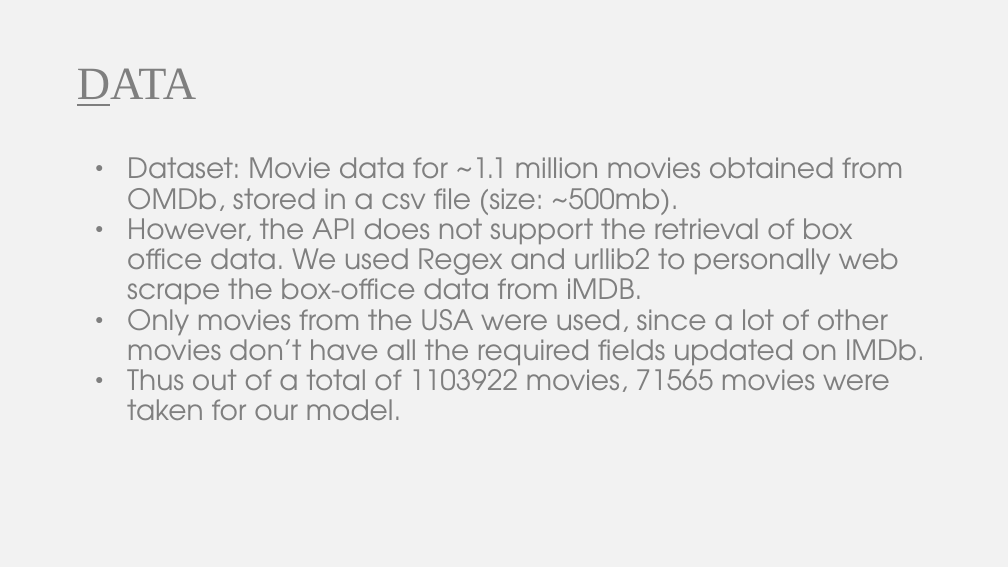
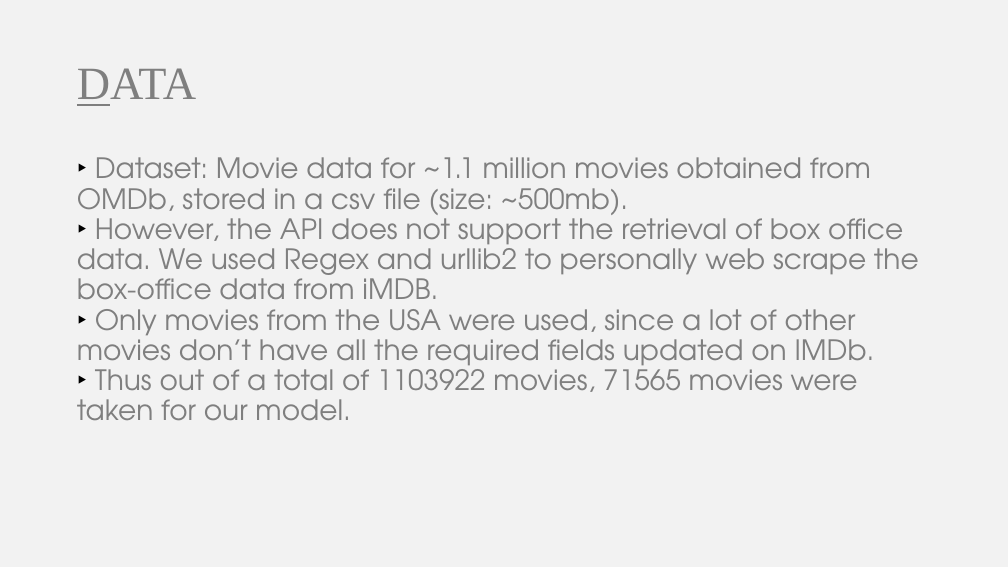
Before and after one commit to somyamohanty/Data_Dawgs, a slide deck: slide 3 of presentations/Final Presentation.pptx. Drawn at 1008x567 pixels with LibreOffice and Linux fonts; fonts in the diff are those of the drawing. Boxes give left, top, right and bottom in pixels: in the first picture for what was removed or moved away, otherwise in the second. Text is boxed around its words. In the diff, an @@ line names an element or a change of style, - is before the commit and + after.

```diff
--- a/presentations/Final Presentation.pptx
+++ b/presentations/Final Presentation.pptx
@@ text at bbox=[77, 157, 919, 420]: text changed @@
-● Dataset: Movie data for ~1.1 million movies obtained from OMDb, stored in a csv file (size: ~500mb).
-● However, the API does not support the retrieval of box office data. We used Regex and urllib2 to personally web scrape the box-office data from iMDB.
-● Only movies from the USA were used, since a lot of other movies don’t have all the required fields updated on IMDb.
-● Thus out of a total of 1103922 movies, 71565 movies were taken for our model.
+‣ Dataset: Movie data for ~1.1 million movies obtained from OMDb, stored in a csv file (size: ~500mb).
+‣ However, the API does not support the retrieval of box office data. We used Regex and urllib2 to personally web scrape the box-office data from iMDB.
+‣ Only movies from the USA were used, since a lot of other movies don’t have all the required fields updated on IMDb.
+‣ Thus out of a total of 1103922 movies, 71565 movies were taken for our model.
```
Also in this commit, not shown: 18 other slides changed, 3 slides added, 1 slide removed.
